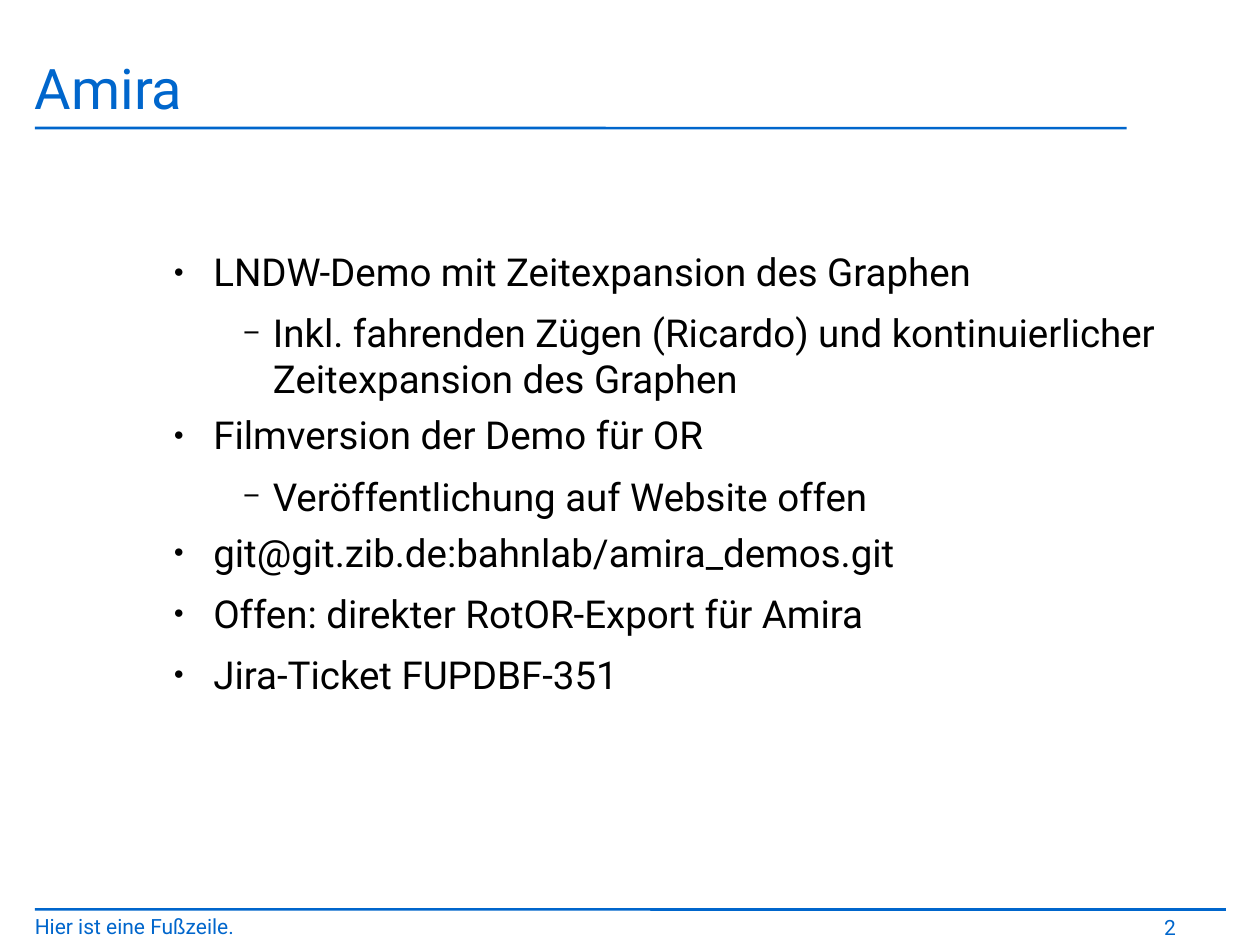
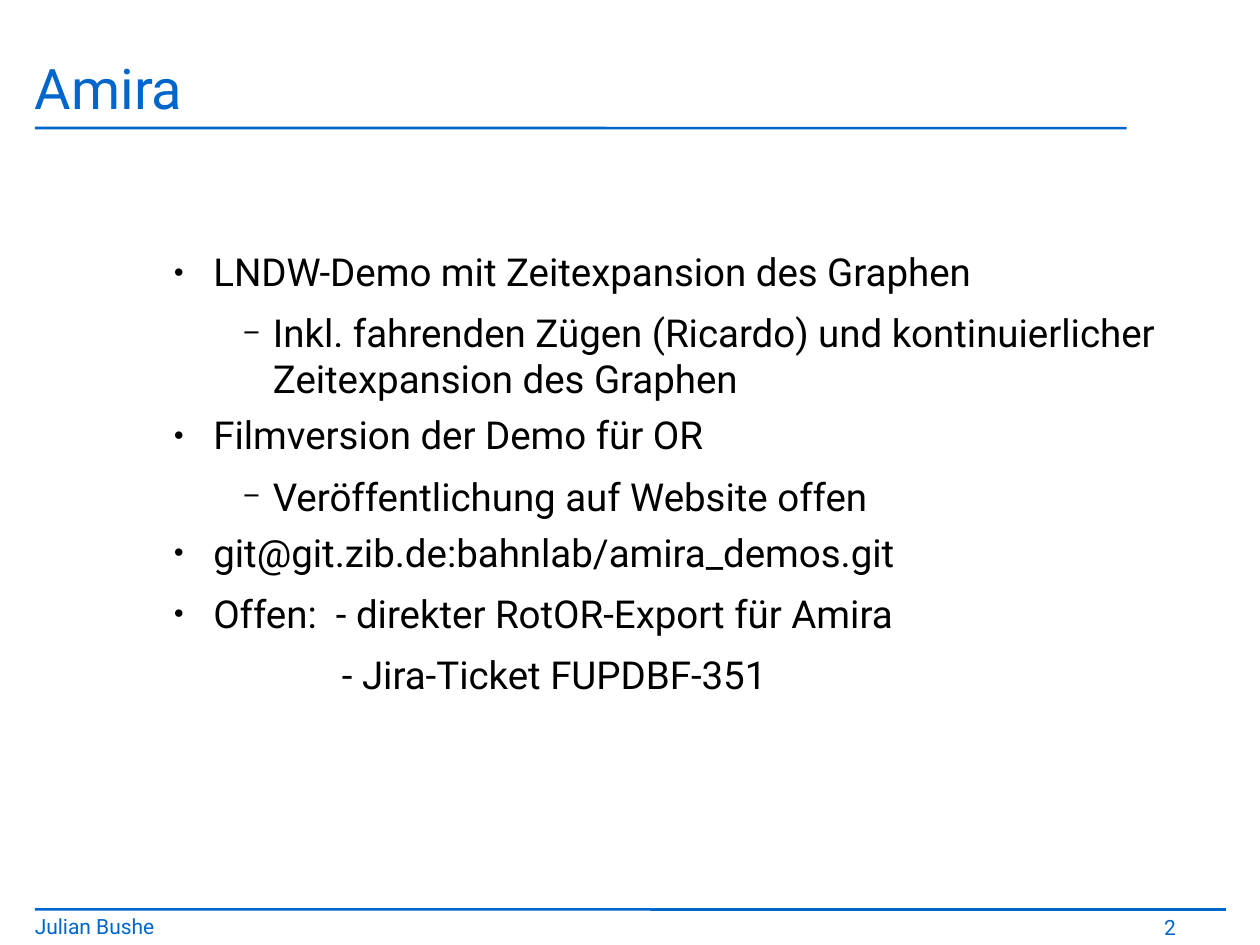
Before and after one commit to jbushe/presentations, a slide deck: slide 2 of presentation.odp. Drawn at 1260x945 pixels with LibreOffice and Linux fonts; fonts in the diff are those of the drawing; background and template pictures are left out. Boxes give left, top, right and bottom in pixels: in the first picture for what was removed or moved away, otherwise in the second. Text is boxed around its words. In the diff, an @@ line names an element or a change of style, - is before the commit and + after.

```diff
--- a/presentation.odp
+++ b/presentation.odp
@@ text at <box>213,598,892,690</box>: text changed @@
-    ● Offen: direkter RotOR-Export für Amira
-    ● Jira-Ticket FUPDBF-351
+    ● Offen: - direkter RotOR-Export für Amira
+        - Jira-Ticket FUPDBF-351
@@ text at <box>35,918,154,935</box>: text changed @@
-Hier ist eine Fußzeile.
+Julian Bushe
```
Also in this commit, not shown: 3 other slides changed, 3 slides added, 2 slides removed, 1 other file.
